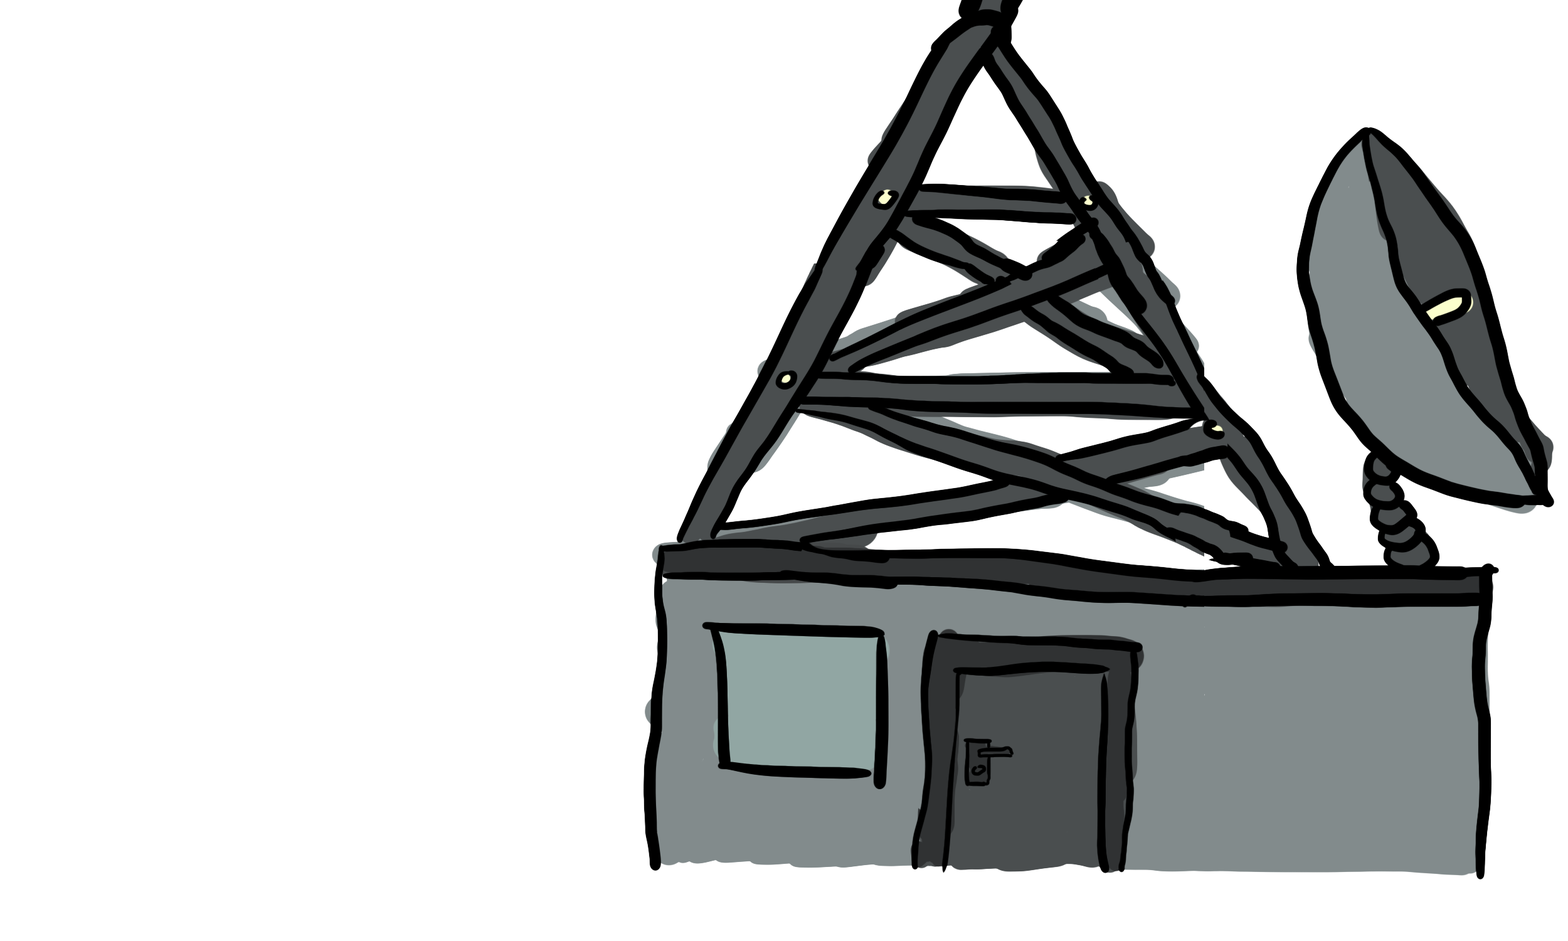
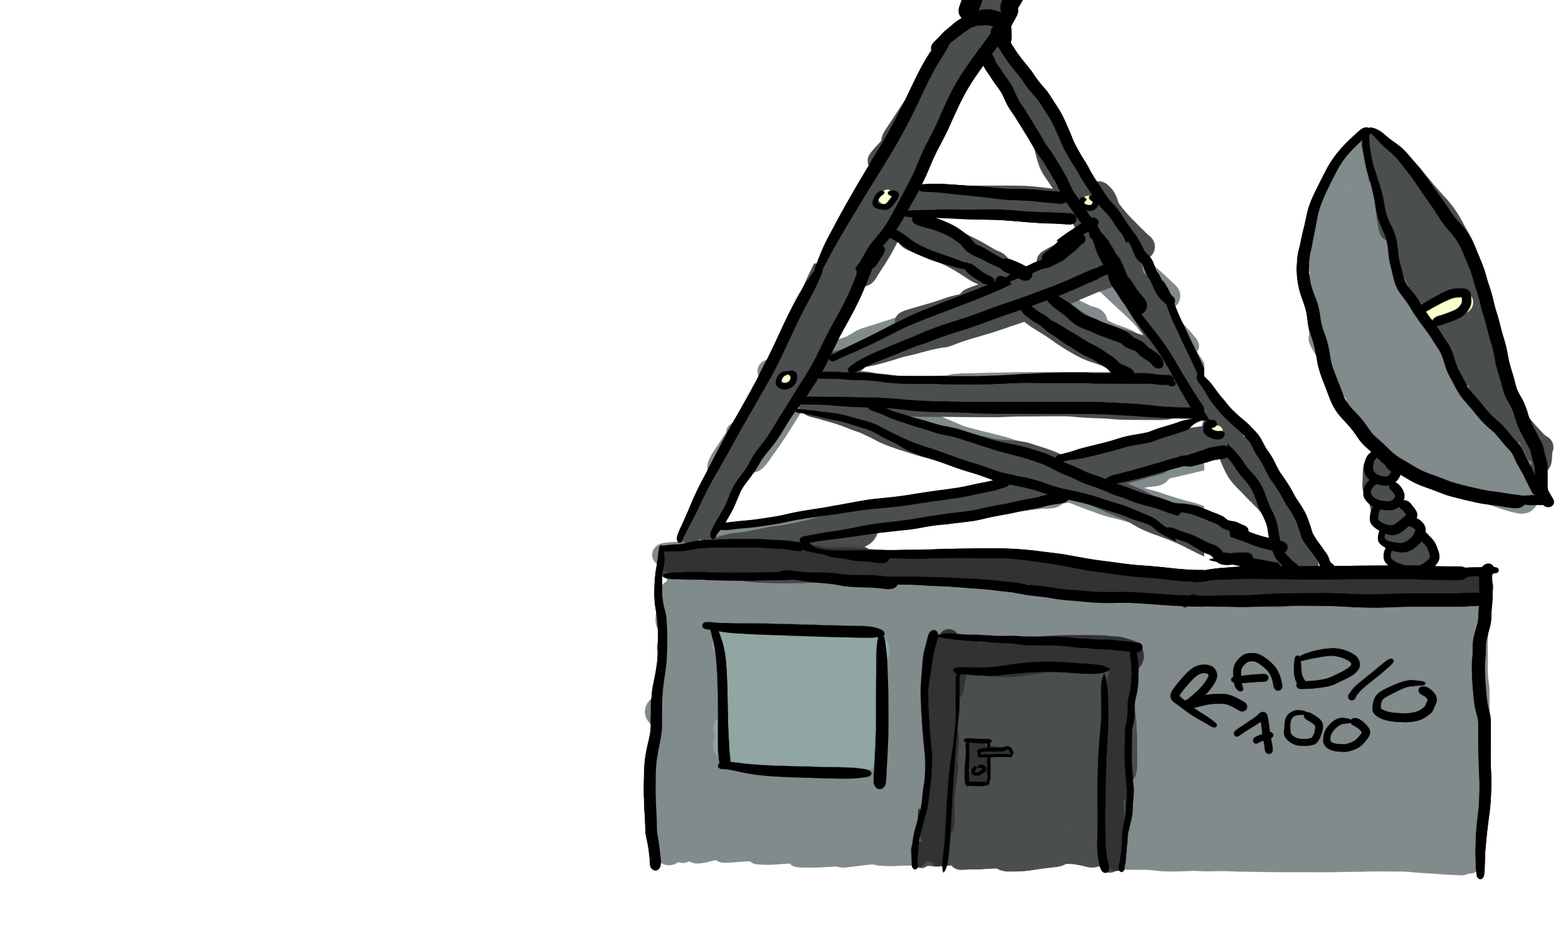
Two versions of the same layered image (1568 x 941). Layer-by-layer changes:
painted on "Layer 2" over [1170,647,1437,755]